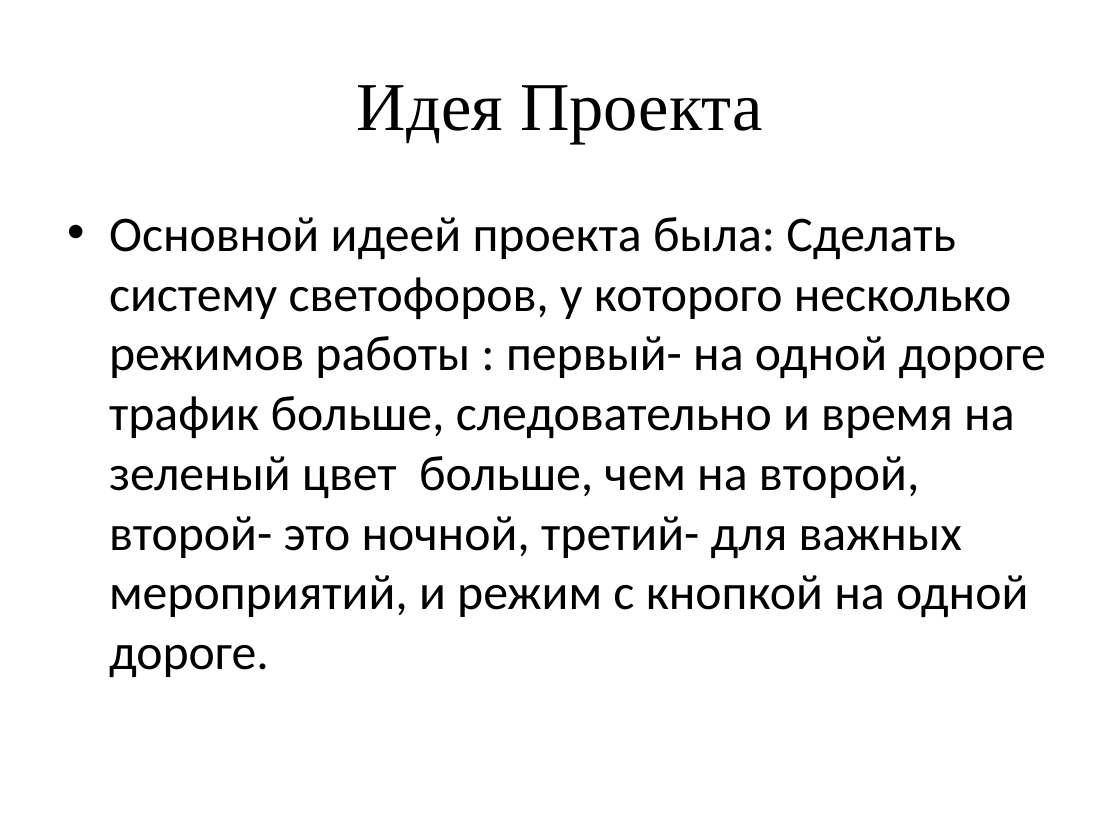
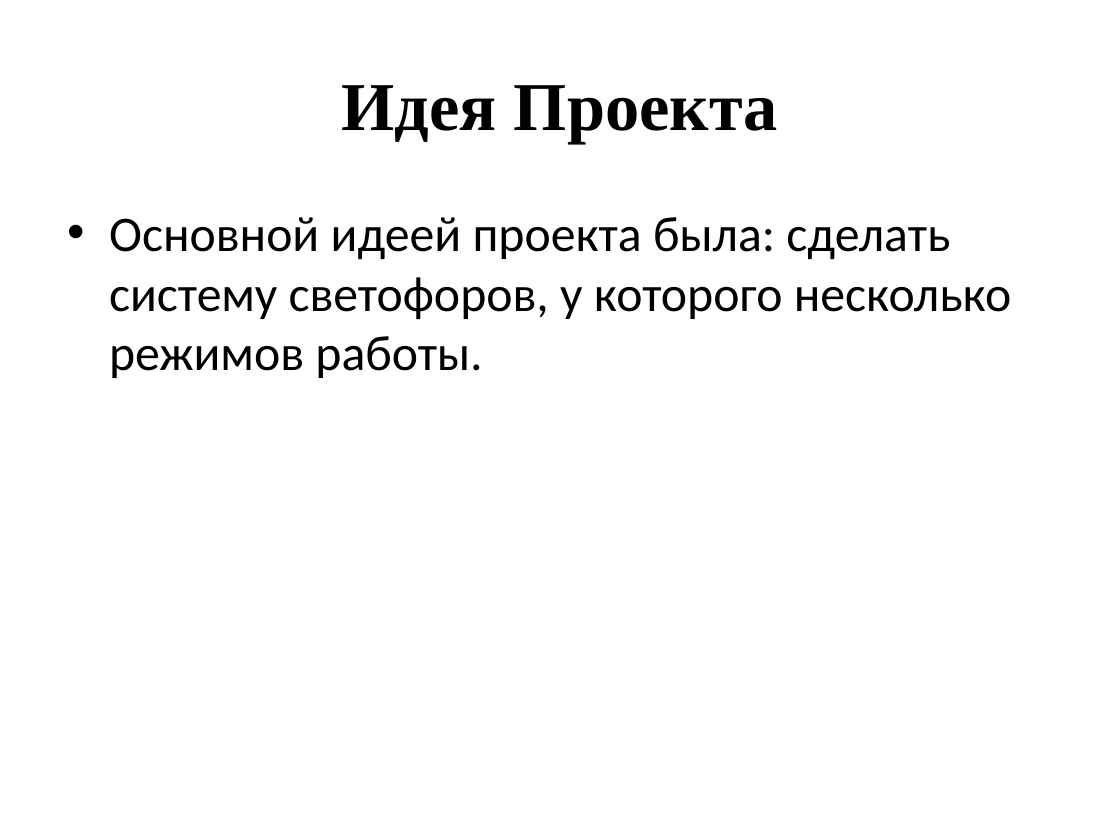
Before and after one commit to TimmmofeyD/TrafficLight, a slide deck: slide 6 of Presitation/TLPresintation.pptx. Drawn at 1120x840 pixels with LibreOffice and Linux fonts; fonts in the diff are those of the drawing. Boxes give left, top, right and bottom in pixels: in the first picture for what was removed or moved away, otherwise in the second. Text is boxed around its words. In the diff, an @@ line names an element or a change of style, - is before the commit and + after.

Commit message:
Final PPTX

```diff
--- a/Presitation/TLPresintation.pptx
+++ b/Presitation/TLPresintation.pptx
@@ text "Идея Проекта" at [342,85,778,144]: bold on @@
@@ text at [109,217,1011,378]: text changed @@
-• Основной идеей проекта была: Сделать систему светофоров, у которого несколько режимов работы : первый- на одной дороге трафик больше, следовательно и время на зеленый цвет больше, чем на второй, второй- это ночной, третий- для важных мероприятий, и режим с кнопкой на одной дороге.
+• Основной идеей проекта была: сделать систему светофоров, у которого несколько режимов работы.
```
Also in this commit, not shown: 10 other slides changed, 4 slides added.
